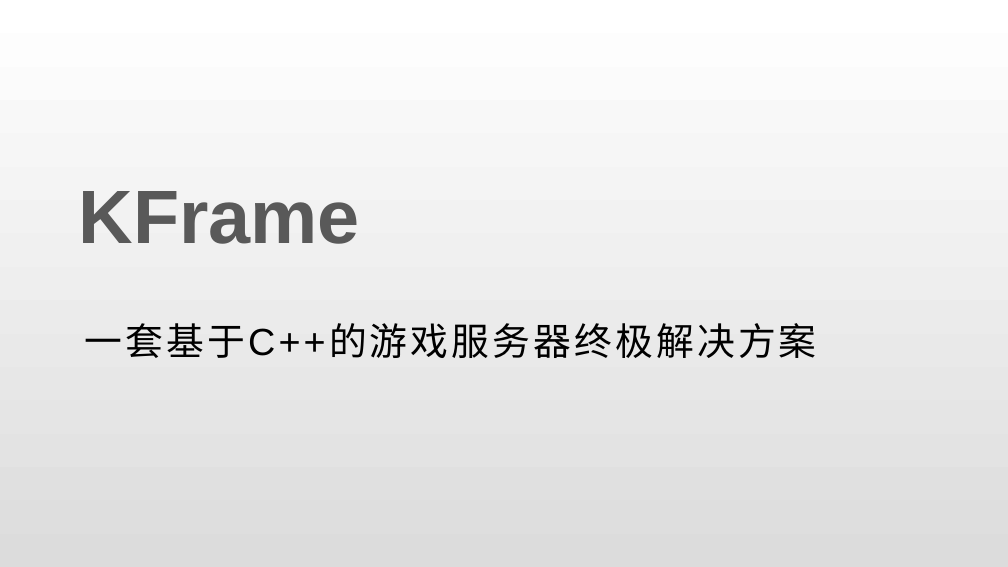
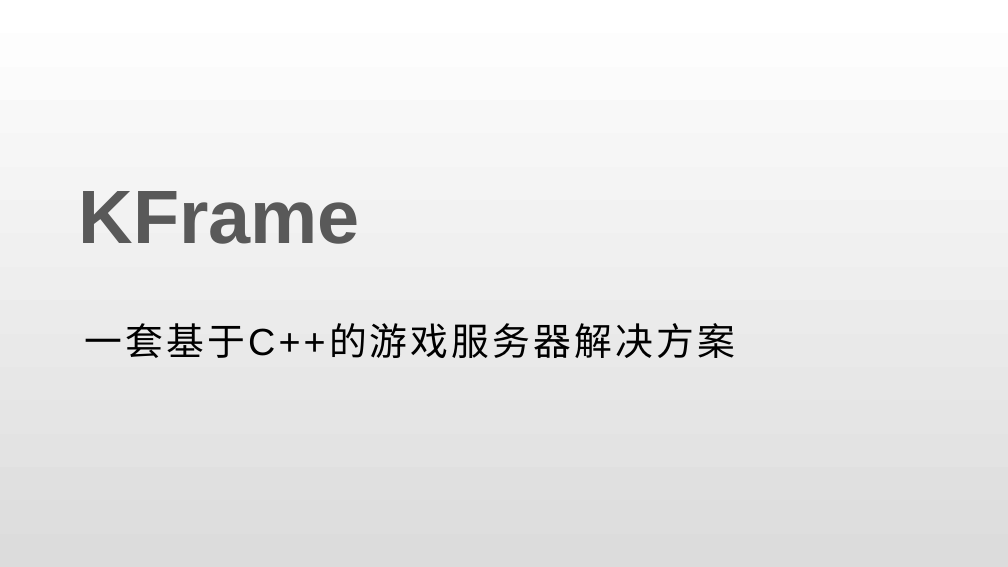
Before and after one commit to lori227/KFrame, a slide deck: slide 1 of _doc/KFrame.pptx. Drawn at 1008x567 pixels with LibreOffice and Linux fonts; fonts in the diff are those of the drawing. Boxes give left, top, right and bottom in pixels: in the first picture for what was removed or moved away, otherwise in the second. Text is boxed around its words. In the diff, an @@ line names an element or a change of style, - is before the commit and + after.

```diff
--- a/_doc/KFrame.pptx
+++ b/_doc/KFrame.pptx
@@ title at (x1=84, y1=323, x2=735, y2=358): text changed @@
-一套基于C++的游戏服务器终极解决方案
+一套基于C++的游戏服务器解决方案
```
Also in this commit, not shown: 1 other slide changed, 2 slides added, 1 other file.
